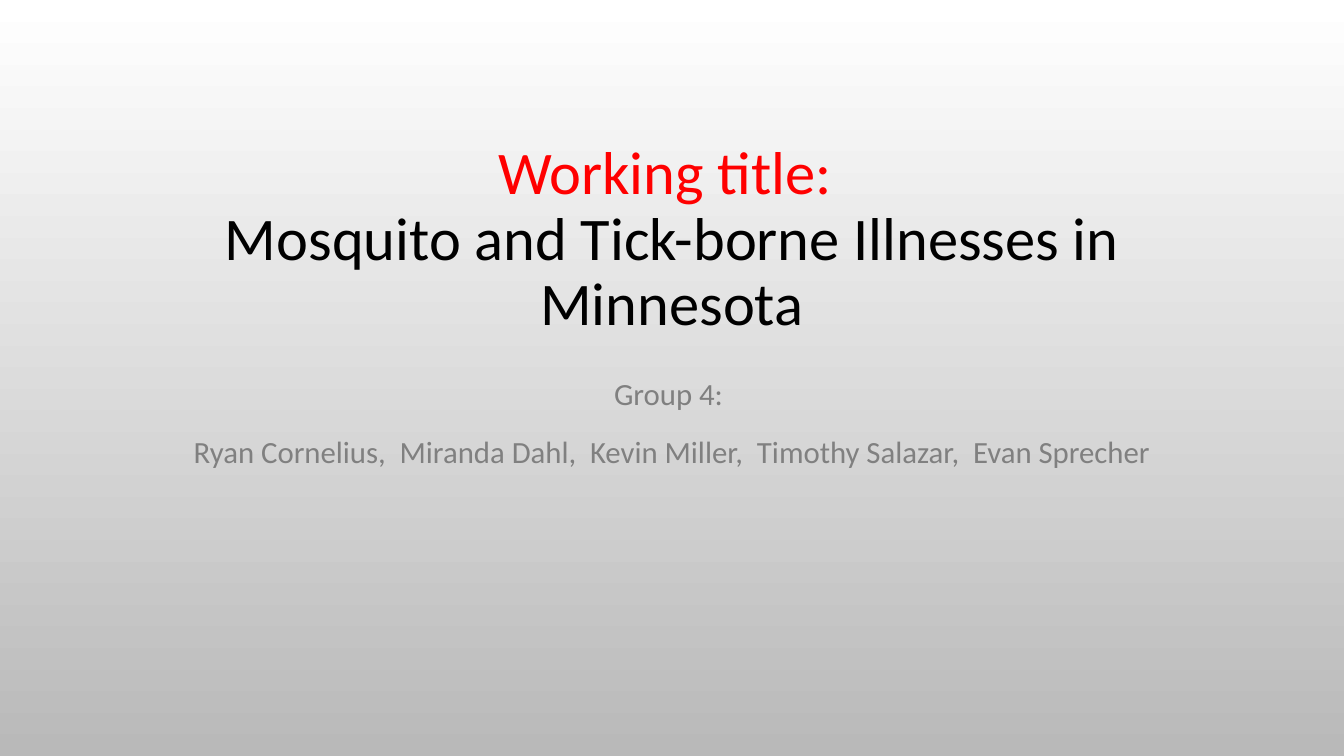
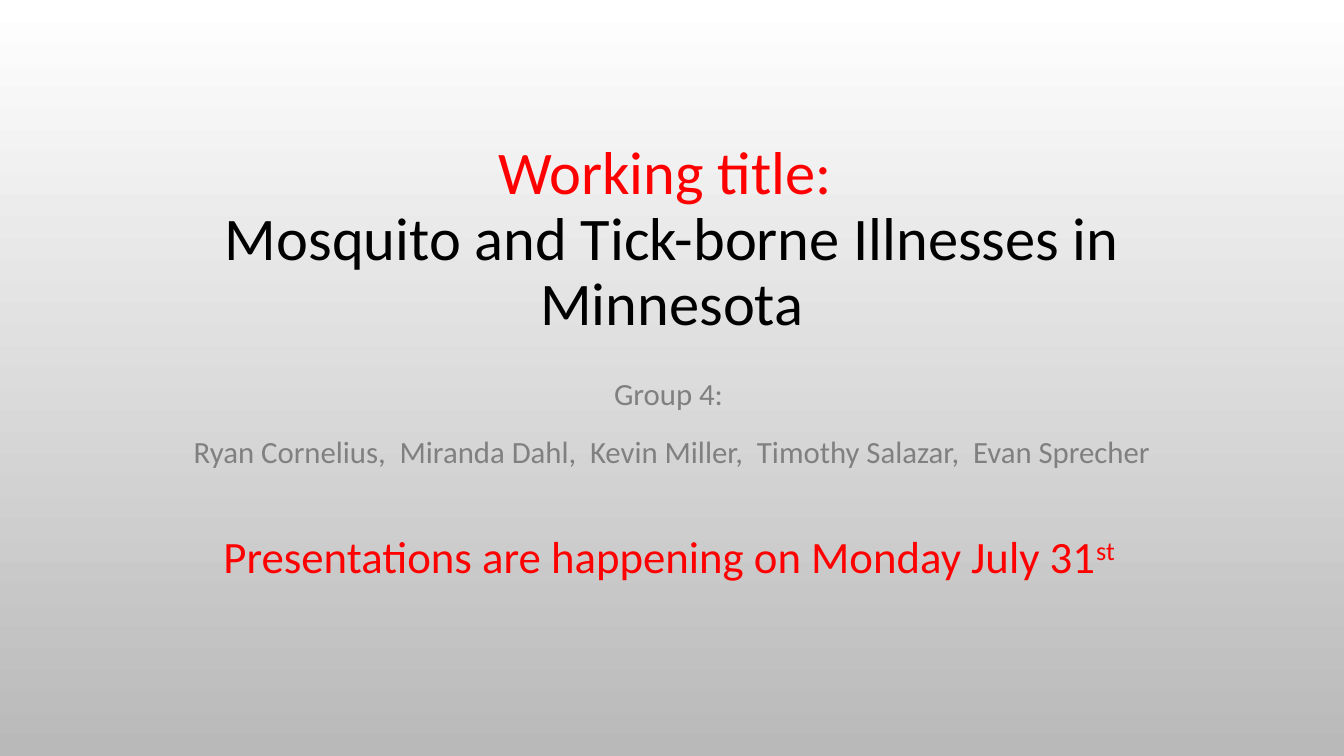
Before and after one commit to Evdawg/Project_3_Mosquito-borne_Diseases, a slide deck: slide 1 of Project_3_outline.pptx. Drawn at 1344x756 pixels with LibreOffice and Linux fonts; fonts in the diff are those of the drawing; background and template pictures are left out. Boxes give left, top, right and bottom in pixels: in the first picture for what was removed or moved away, otherwise in the second. Text is boxed around its words. In the diff, an @@ line names an element or a change of style, - is before the commit and + after.

```diff
--- a/Project_3_outline.pptx
+++ b/Project_3_outline.pptx
@@ text added at bbox=[223, 542, 1039, 581], 32 pt, text #FF0000 @@
+Presentations are happening on Monday July 31st
```
Also in this commit, not shown: 1 other slide changed, 1 other file.
